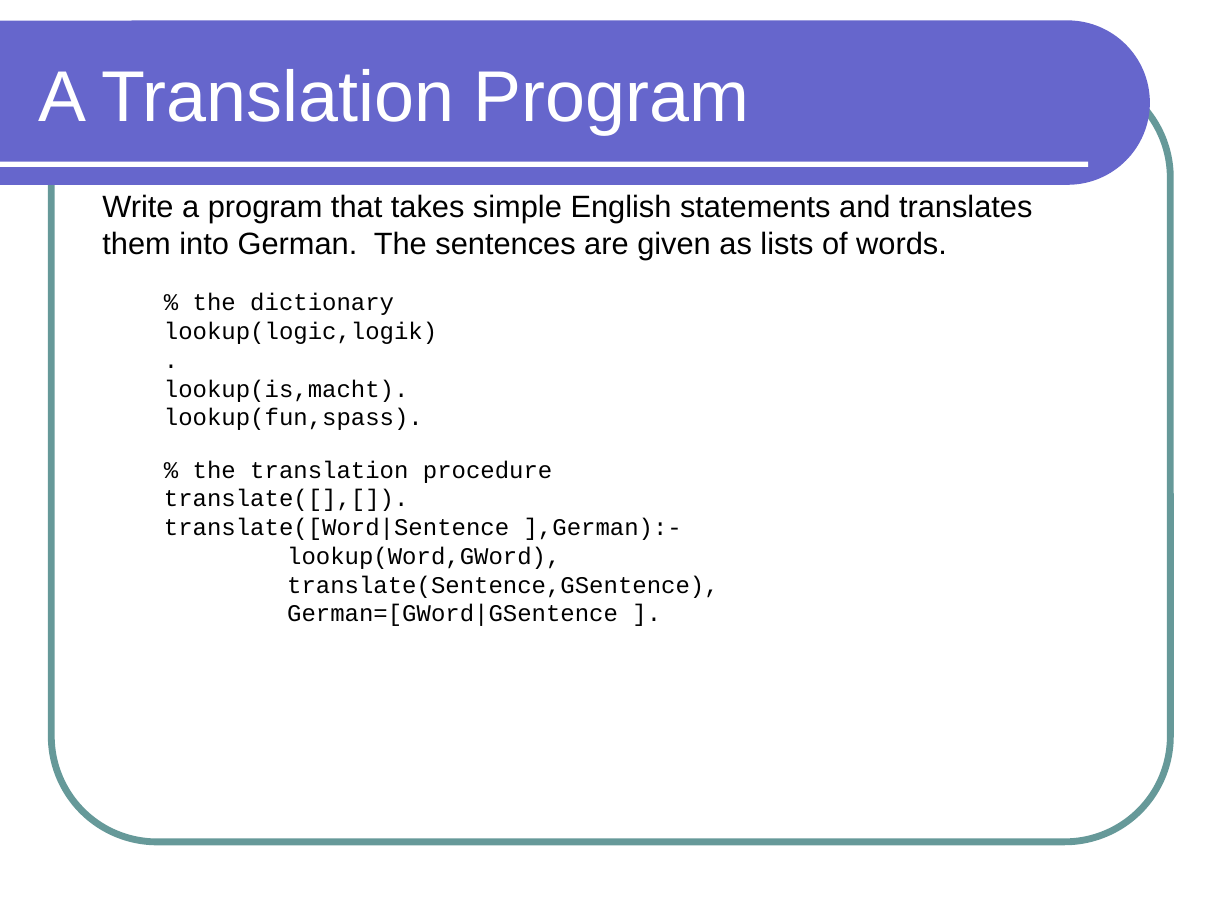
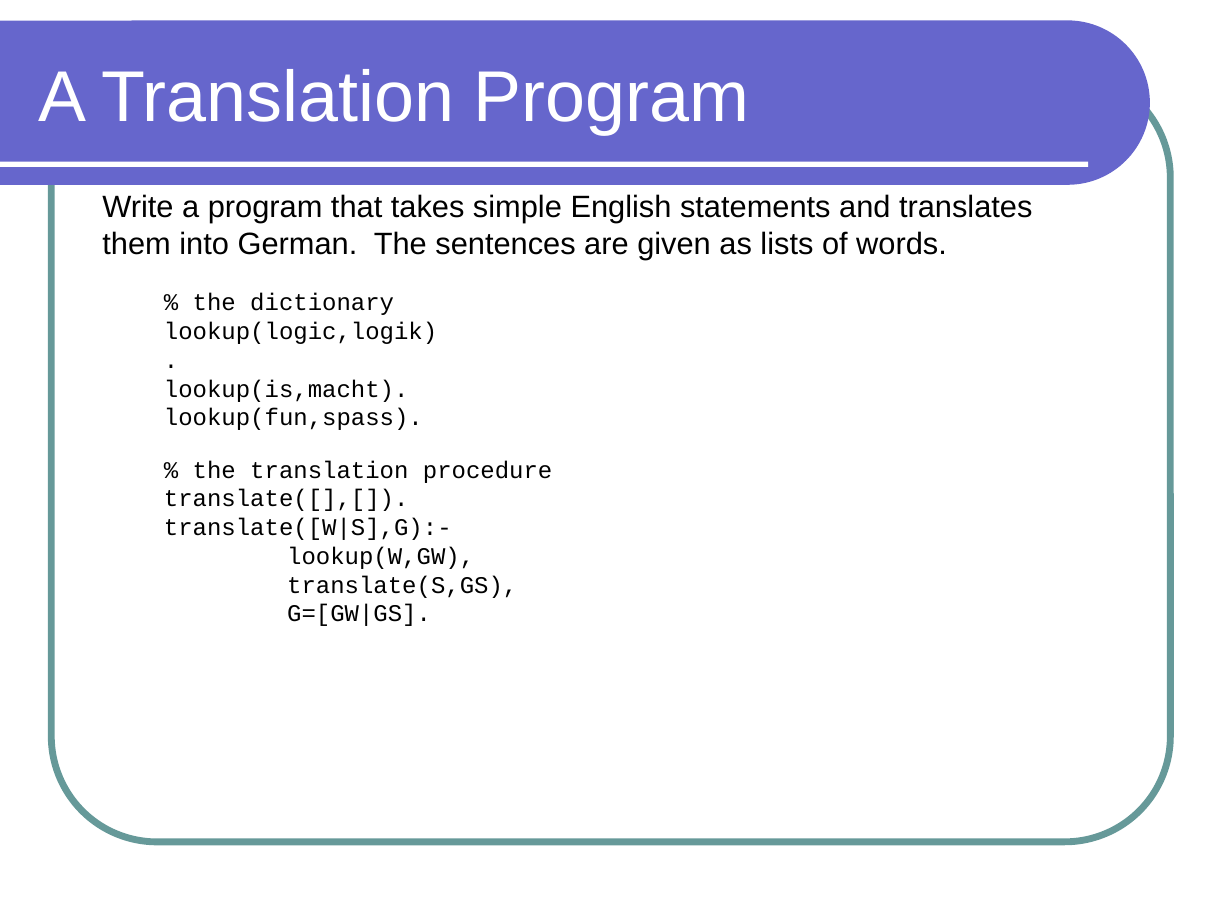
Before and after one commit to lutzhamel/phl-prolog, a slide deck: slide 38 of philosophy-prolog.pptx. Drawn at 1232x924 pixels with LibreOffice and Linux fonts; fonts in the diff are those of the drawing. Boxes give left, top, right and bottom in pixels: in the first picture for what was removed or moved away, otherwise in the second. Text is boxed around its words. In the diff, an @@ line names an element or a change of style, - is before the commit and + after.

```diff
--- a/philosophy-prolog.pptx
+++ b/philosophy-prolog.pptx
@@ text at (x1=164, y1=518, x2=517, y2=626): text changed @@
-translate([Word|Sentence ],German):-
-lookup(Word,GWord),
-translate(Sentence,GSentence),
-German=[GWord|GSentence ].
+translate([W|S],G):-
+lookup(W,GW),
+translate(S,GS),
+G=[GW|GS].
```
Also in this commit, not shown: 3 other slides changed, 1 slide added, 1 other file.
